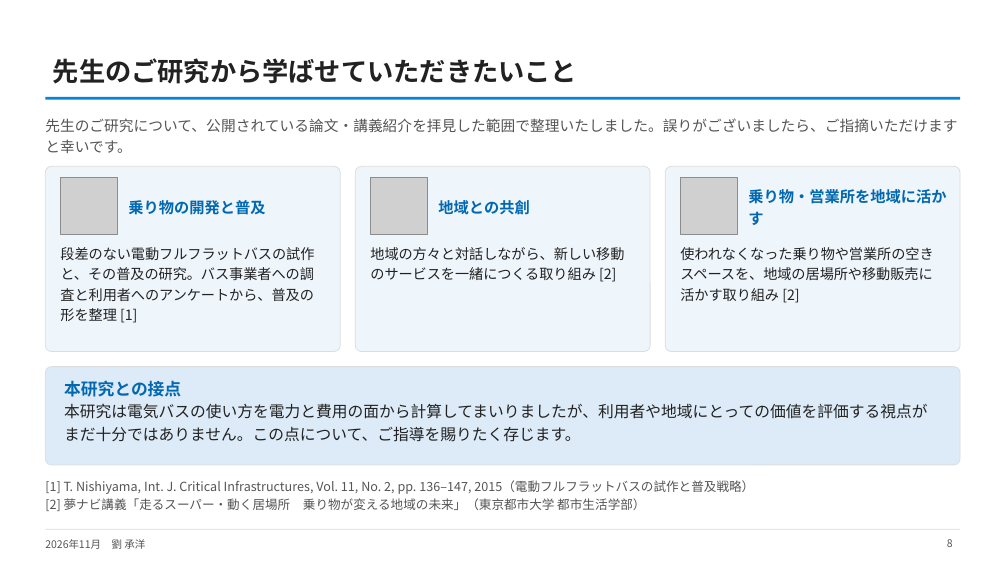
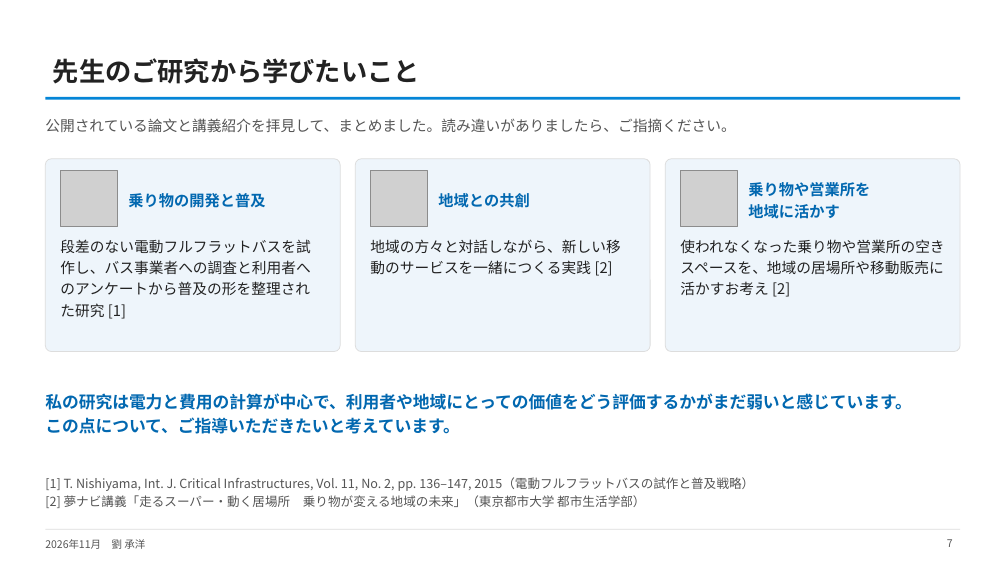
Before and after one commit to CYLIU2003/master-course, a slide deck: slide 7 of outcome/2026-11-16_nishiyama_consult/西山先生へのご相談_最新結果と3本目の柱.pptx (slide 8 before the commit). Drawn at 1008x567 pixels with LibreOffice and Linux fonts; fonts in the diff are those of the drawing; grey boxes stand for pictures. Boxes give left, top, right and bottom in pixels: in the first picture for what was removed or moved away, otherwise in the second. Text is boxed around its words. In the diff, an @@ line names an element or a change of style, - is before the commit and + after.

```diff
--- a/outcome/2026-11-16_nishiyama_consult/西山先生へのご相談_最新結果と3本目の柱.pptx
+++ b/outcome/2026-11-16_nishiyama_consult/西山先生へのご相談_最新結果と3本目の柱.pptx
@@ title at (53,58,420,84): text changed @@
-先生のご研究から学ばせていただきたいこと
+先生のご研究から学びたいこと
@@ text at (45,118,736,132): text changed @@
-先生のご研究について、公開されている論文・講義紹介を拝見した範囲で整理いたしました。誤りがございましたら、ご指摘いただけますと幸いです。
+公開されている論文と講義紹介を拝見して、まとめました。読み違いがありましたら、ご指摘ください。
@@ rounded rectangle: place and size @@
-rounded rectangle at (45,166,340,352)
+rounded rectangle at (45,159,340,352)
@@ rounded rectangle: place and size @@
-rounded rectangle at (355,166,650,352)
+rounded rectangle at (355,159,650,352)
@@ 3 pictures, 2 texts: place and size @@
-3 pictures, 2 texts at (60,178,737,234)
+3 pictures, 2 texts at (60,170,737,227)
@@ proportions changed in 3 elements at (45,159,340,352), (355,159,650,352), (665,159,960,352) @@
@@ rounded rectangle: place and size @@
-rounded rectangle at (665,166,960,352)
+rounded rectangle at (665,159,960,352)
@@ text at (748,182,870,219): text changed @@
-乗り物・営業所を地域に活かす
+乗り物や営業所を
+地域に活かす
@@ text at (60,239,310,319): text changed; size 13.5 to 14 pt @@
-段差のない電動フルフラットバスの試作と、その普及の研究。バス事業者への調査と利用者へのアンケートから、普及の形を整理 [1]
+段差のない電動フルフラットバスを試作し、バス事業者への調査と利用者へのアンケートから普及の形を整理された研究 [1]
@@ text at (370,239,620,276): text changed; size 13.5 to 14 pt @@
-地域の方々と対話しながら、新しい移動のサービスを一緒につくる取り組み [2]
+地域の方々と対話しながら、新しい移動のサービスを一緒につくる実践 [2]
@@ text at (680,239,944,297): text changed; size 13.5 to 14 pt @@
-使われなくなった乗り物や営業所の空きスペースを、地域の居場所や移動販売に活かす取り組み [2]
+使われなくなった乗り物や営業所の空きスペースを、地域の居場所や移動販売に活かすお考え [2]
@@ text "私の研究は電力と費用の計算が中心で、利用者や地域にとっての価値をどう評価するかがまだ弱いと感じています。" at (45,393,912,434): vertical alignment top to middle @@
@@ rounded rectangle removed at (45,367,960,465) @@
@@ text at (45,393,912,434): text changed; size 15 to 16 pt; text colour #222222 to #0268B0; bold on @@
-本研究との接点
-本研究は電気バスの使い方を電力と費用の面から計算してまいりましたが、利用者や地域にとっての価値を評価する視点がまだ十分ではありません。この点について、ご指導を賜りたく存じます。
+私の研究は電力と費用の計算が中心で、利用者や地域にとっての価値をどう評価するかがまだ弱いと感じています。
+この点について、ご指導いただきたいと考えています。
@@ page number at (947,539,953,547): text changed @@
-8
+7
```
Also in this commit, not shown: 7 other slides changed, 2 slides removed, 2 other files.
